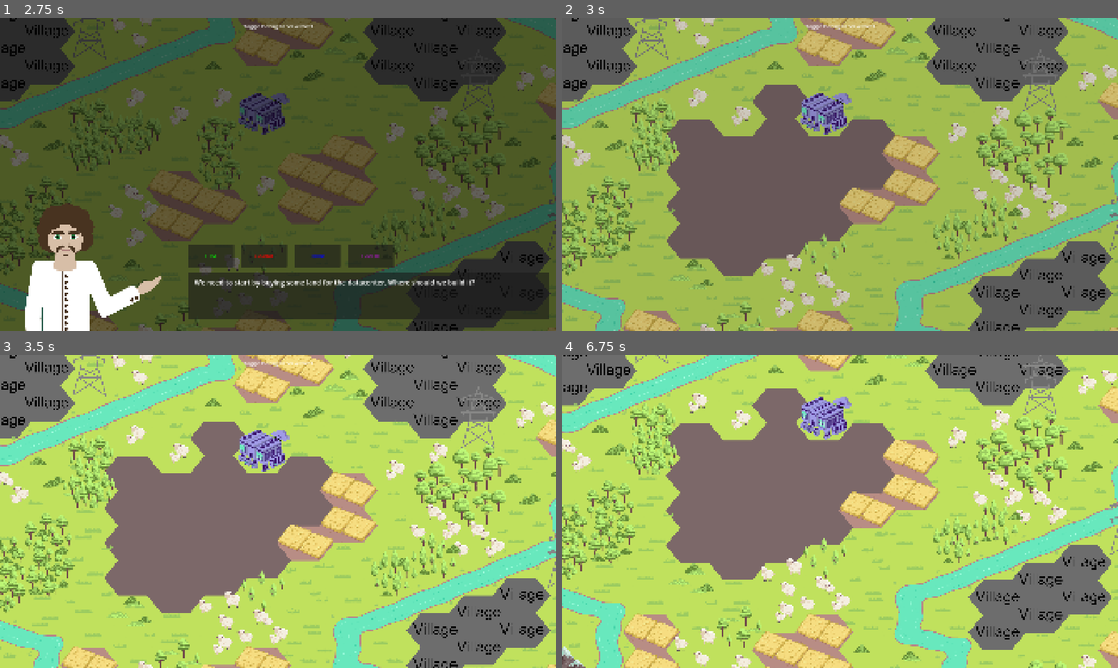
Above: before the commit, frames 1-4 (two rows, left to right).
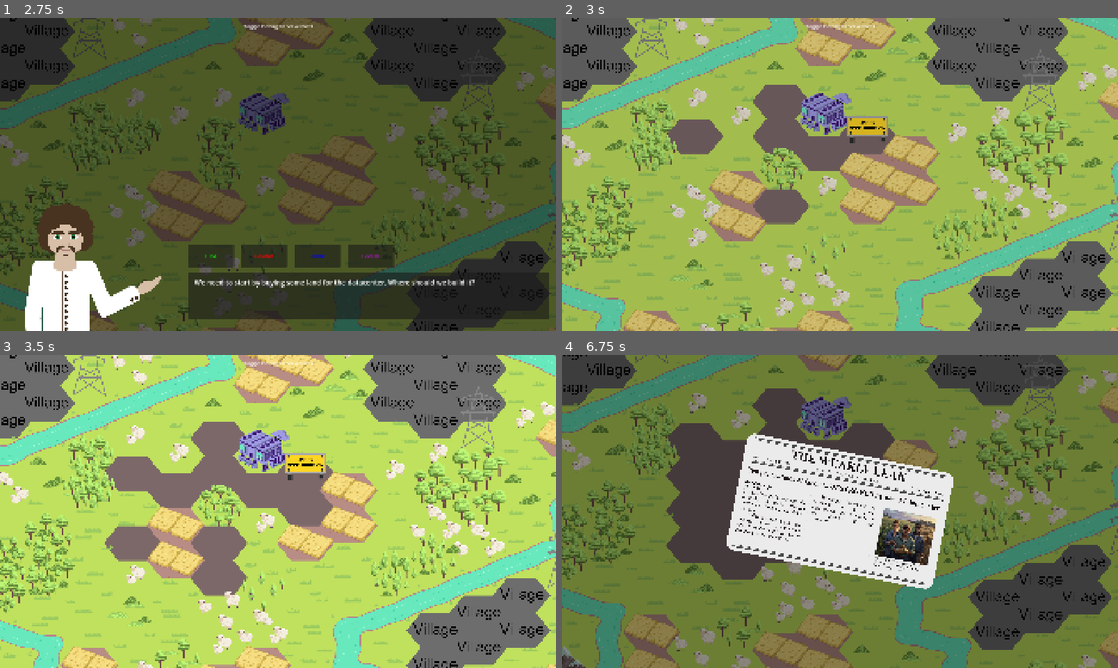
Above: after the commit, the same moments.

Repository: krishna3960/EducationTechnology
Game: Godot game, scene res://Scenes/menu.tscn
The game is run twice, just before and just after one commit, with the same random seed, the same clock (stepped at 60 frames per second) and the same inputs. The engine's default icon, where the game draws it, is replaced by a stand-in: a white triangle on a blue panel in a dark square.
Inputs (mouse positions are in pixels of both pictures, inside the frame that each line leads up to):
- Up to frame 1 (2.75 s): click "Play" at 0.5 s; tap Enter (ui_accept) at 1.25, 1.52 s; move the mouse to (400, 158) at 1.27 s; hold D (move_right) 1.28-2 s; click (400, 158) at 1.42 s; drag from (166, 190) to (250, 237) at 2.02 s
- Up to frame 2 (3 s): click "FIRST" at 2.75 s
- Up to frame 3 (3.5 s): no input
- Up to frame 4 (6.75 s): move the mouse to (895, 442) at 3.52 s; hold D (move_right) 3.53-4.25 s; drag from (812, 574) to (673, 464) at 4.27 s; tap Enter (ui_accept) at 5, 5.27 s; move the mouse to (1006, 558) at 5.02 s; hold A (move_left) 5.03-5.75 s; drag from (673, 464) to (756, 433) at 5.77 s; move the mouse to (867, 511) at 6.52 s; hold S (move_down) from 6.53 s (still down); click (867, 511) at 6.67 s

Frame 1 is identical in both runs. In frame 2, 11% of the frame differs, in the area x 18-60%, y 31-83%; in frame 3, 7.6%; in frame 4, 99%, in the area x 0-100%, y 0-100%.

Commit message:
feat: show animation when choosing where to build

Diff:
--- a/educational-game/Scripts/stages/1_land_choice_stage.gd
+++ b/educational-game/Scripts/stages/1_land_choice_stage.gd
@@ -7,18 +7,22 @@
 	GameState.LandLocation.FIRST: {
 		"tint": Color(0.0, 1.0, 0.0, 0.518),
 		"cells": [Vector2i(3, 2), Vector2i(2, 0), Vector2i(4, 1), Vector2i(2, 1), Vector2i(3, 1), Vector2i(4, 2), Vector2i(1, …(181 unchanged characters)…
+		"signs": [Vector2i(4,1)],
 	},
 	GameState.LandLocation.SECOND: {
 		"tint": Color(1.4, 0.0, 0.0, 0.624),
 		"cells": [Vector2i(3, 2), Vector2i(3, -1), Vector2i(3, -2), Vector2i(3, 1), Vector2i(4, 2), Vector2i(5, 1), Vector2i( …(187 unchanged characters)…
+		"signs": [Vector2i(4,1)],
 	},
 	GameState.LandLocation.THIRD: {
 		"tint": Color(0.0, 0.0, 1.4, 0.627),
 		"cells": [Vector2i(3, 2), Vector2i(2, 0), Vector2i(1, -1), Vector2i(0, 0), Vector2i(-1, 0), Vector2i(-1, 1), Vector2i …(204 unchanged characters)…
+		"signs": [Vector2i(3,1)],
 	},
 	GameState.LandLocation.FOURTH: {
 		"tint": Color(0.748, 0.068, 0.85, 0.627),
 		"cells": [Vector2i(3, 2), Vector2i(2, 1), Vector2i(1, 1), Vector2i(1, 2), Vector2i(1, 3), Vector2i(2, 3), Vector2i(3, …(181 unchanged characters)…
+		"signs": [Vector2i(3,1)],
 	},
 }
 
@@ -26,6 +30,8 @@
 
 const _CONSTRUCTION_TILE: String = "res://Assets/tiles/construction_land_tile.png"
 const _CONSTRUCTION_SIGN: String = "res://Assets/tiles/under_construction.png"
+const _CONSTRUCTION_MAX_DELAY: float = 1.5
+const _SIGN_HOLD_DELAY: float = 1.0
 const _NEWSPAPER_DELAY: float = 1.0
 
 var _clump_polygons: Dictionary = {}  # LandLocation -> Array[Polygon2D]
@@ -104,13 +110,32 @@
 
 	# Set the chosen land to be the construction site
 	var chosen: Dictionary = _CHOICES[value]
-	for cell in chosen.get("cells", []):
-		MapLayer.main.set_cell_by_texture(cell, _CONSTRUCTION_TILE)
-	for cell in chosen.get("signs", []):
+	var sign_cells: Array = chosen["signs"]
+	var sign_set: Dictionary = {}
+	for c in sign_cells:
+		sign_set[c] = true
+
+	# Animate signs first (instantly).
+	for cell in sign_cells:
 		MapLayer.main.set_cell_by_texture(cell, _CONSTRUCTION_SIGN)
 
-	await get_tree().create_timer(_NEWSPAPER_DELAY).timeout
+	# Random per-tile delay.
+	for cell in chosen["cells"]:
+		if sign_set.has(cell):
+			continue
+		var delay: float = randf() * _CONSTRUCTION_MAX_DELAY
+		get_tree().create_timer(delay).timeout.connect(
+			MapLayer.main.set_cell_by_texture.bind(cell, _CONSTRUCTION_TILE), CONNECT_ONE_SHOT)
 
+	# After construction finishes, remove the signs
+	var sign_replace_at: float = _CONSTRUCTION_MAX_DELAY + _SIGN_HOLD_DELAY
+	for cell in sign_cells:
+		get_tree().create_timer(sign_replace_at).timeout.connect(
+			MapLayer.main.set_cell_by_texture.bind(cell, _CONSTRUCTION_TILE), CONNECT_ONE_SHOT)
+
+	await get_tree().create_timer(sign_replace_at + _NEWSPAPER_DELAY).timeout
+
+	# Finally trigger the newspaper
 	var article: int = Newspaper.Article.FARMLAND
 	match value:
 		GameState.LandLocation.FIRST:
